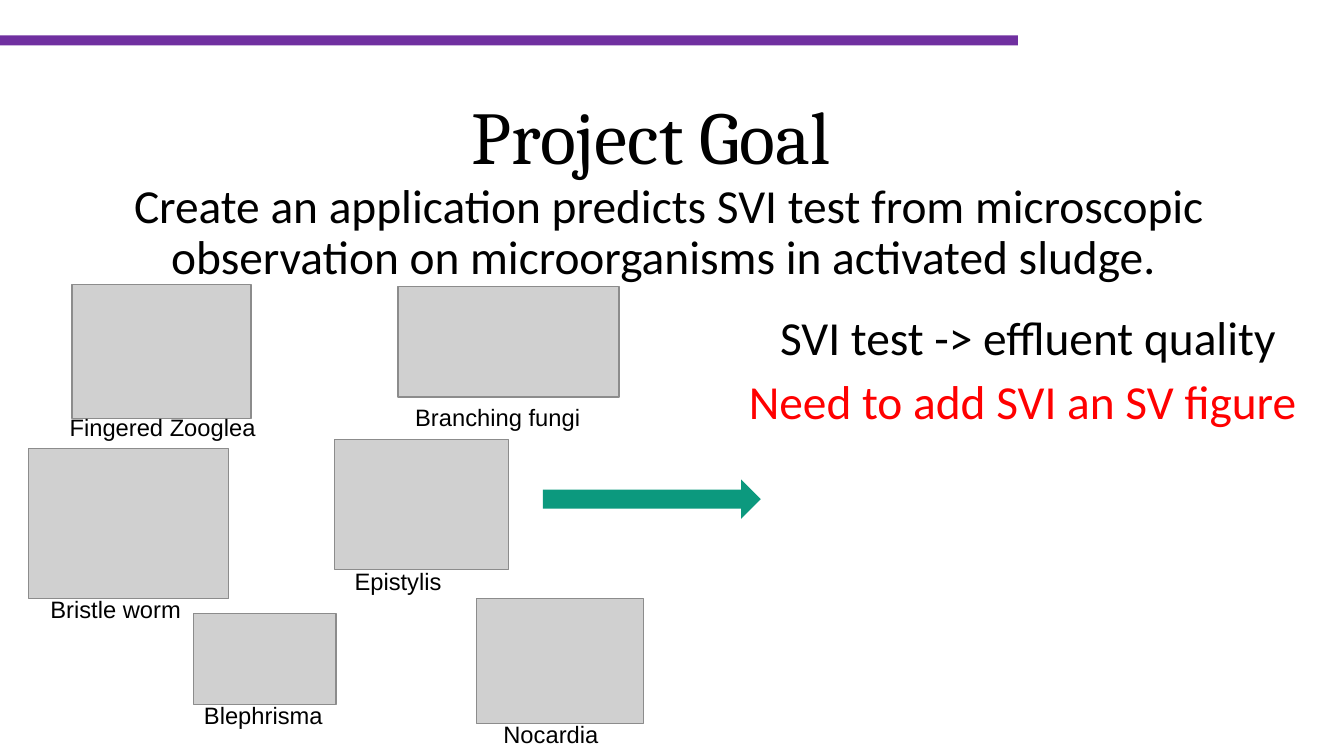
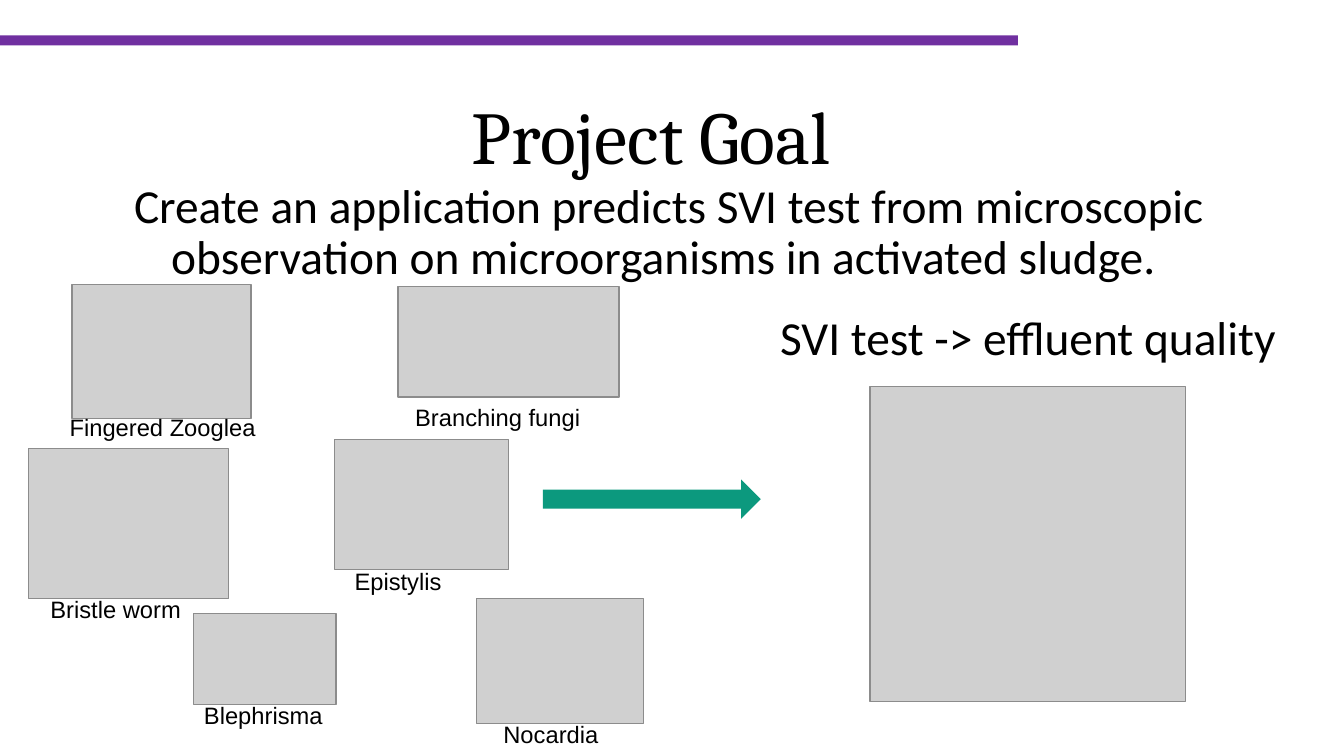
Before and after one commit to efratkohen/Project, a slide deck: slide 2 of hackathon_master.pptx. Drawn at 1344x756 pixels with LibreOffice and Linux fonts; fonts in the diff are those of the drawing; grey boxes stand for pictures; background and template pictures are left out. Boxes give left, top, right and bottom in pixels: in the first picture for what was removed or moved away, otherwise in the second. Text is boxed around its words. In the diff, an @@ line names an element or a change of style, - is before the commit and + after.

```diff
--- a/hackathon_master.pptx
+++ b/hackathon_master.pptx
@@ text removed at (749, 386, 1297, 427) @@
-Need to add SVI an SV figure
@@ picture added at (871, 387, 1187, 702) @@
```
Also in this commit, not shown: 3 other slides changed, 1 slide added.
